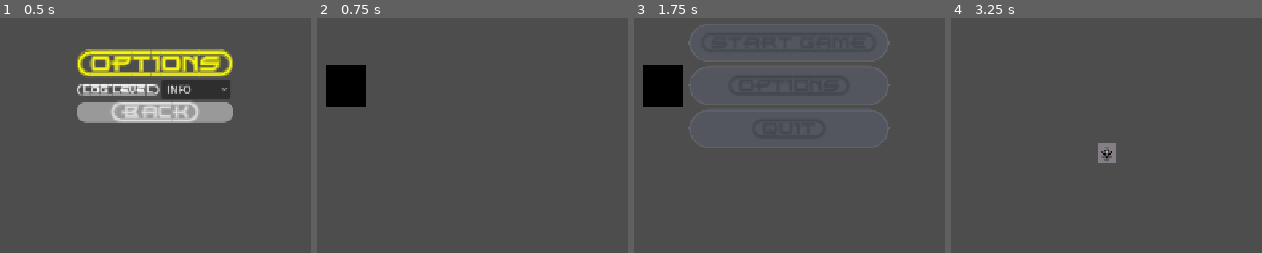
Above: before the commit, frames 1-4 (left to right).
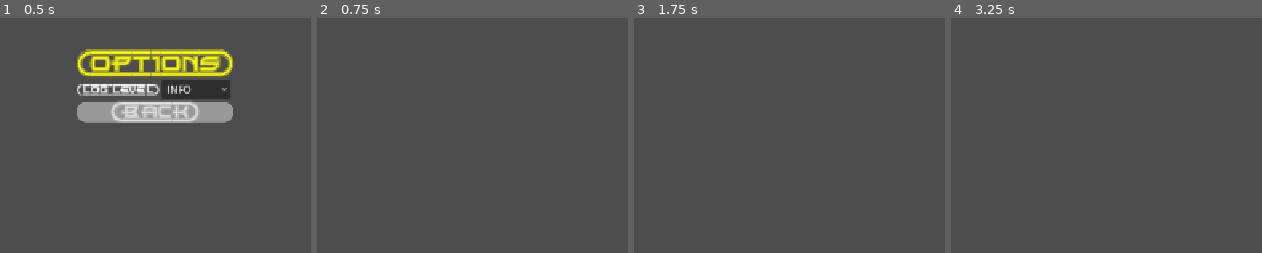
Above: after the commit, the same moments.

Repository: ikostan/SkyLockAssault
Game: Godot game, scene res://scenes/options_menu.tscn
The game is run twice, just before and just after one commit, with the same random seed, the same clock (stepped at 60 frames per second) and the same inputs. This scene is started directly instead of the project's main scene. Video files are missing from this copy of the repository; at most half a second of black plays in their place.
Inputs (mouse positions are in pixels of both pictures, inside the frame that each line leads up to):
- Up to frame 1 (0.5 s): no input
- Up to frame 2 (0.75 s): click "{BACK}" at 0.5 s
- Up to frame 3 (1.75 s): tap Enter at 1.25 s; hold D (move_right) from 1.28 s (still down)
- Up to frame 4 (3.25 s): release D (move_right) at 2 s; click (1106, 43) at 2 s, where only the run before the commit has a clickable "{START=GAME}"; tap Space at 2.75 s; hold W (move_backward) from 2.78 s (still down)

Frame 1 is identical in both runs. In frame 2, 2.3% of the frame differs, in the area x 2-16%, y 20-38%; in frame 3, 3.3%, in the area x 2-83%, y 2-55%; in frame 4, 0.5%.

Commit message:
Update options_menu.gd

Diff:
--- a/scripts/options_menu.gd
+++ b/scripts/options_menu.gd
@@ -45,14 +45,18 @@
 # Handles Back button: Return to main menu
 # In options_menu.gd (_on_back_pressed())
 func _on_back_pressed() -> void:
-	if Globals.previous_scene != "":
-		get_tree().change_scene_to_file(Globals.previous_scene)
-		Globals.log_message(
-			"Returning to previous scene: " + Globals.previous_scene, Globals.LogLevel.DEBUG
-		)
-	else:
-		# Fallback to main menu if not set (e.g., direct run)
-		get_tree().change_scene_to_file("res://scenes/main_menu.tscn")
-		Globals.log_message(
-			"No previous scene set—falling back to main menu.", Globals.LogLevel.WARNING
-		)
+	get_tree().paused = false  # Unpause if was paused (safe call)
+	Globals.log_message("Closing options menu.", Globals.LogLevel.DEBUG)
+	queue_free()  # Remove self from tree (returns to underlying scene)
+
+#	if Globals.previous_scene != "":
+#		get_tree().change_scene_to_file(Globals.previous_scene)
+#		Globals.log_message(
+#			"Returning to previous scene: " + Globals.previous_scene, Globals.LogLevel.DEBUG
+#		)
+#	else:
+#		# Fallback to main menu if not set (e.g., direct run)
+#		get_tree().change_scene_to_file("res://scenes/main_menu.tscn")
+#		Globals.log_message(
+#			"No previous scene set—falling back to main menu.", Globals.LogLevel.WARNING
+#		)
